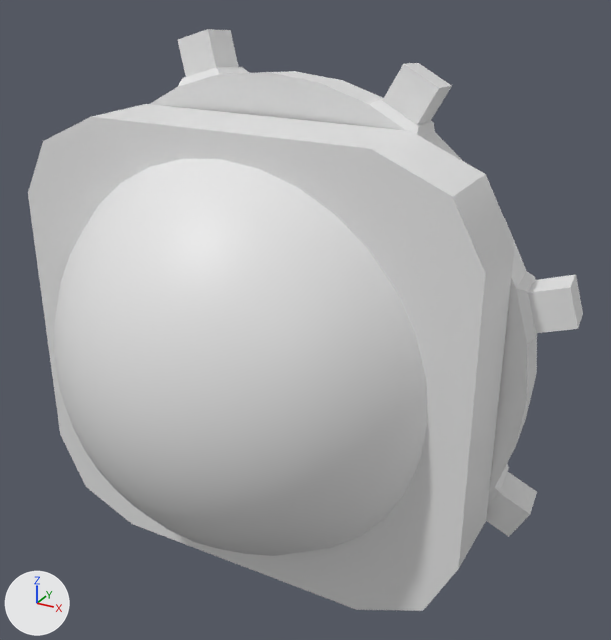
A saved change to the FBX model Assets/Models/Props/Brújula.fbx.
Before and after are seen from a 50 mm camera at (0.486, -2.01, 1.573) aimed at (-0.339, -0.511, 0.823). Lighting does not change. The marker at lower left points along +X, +Y and +Z. Where no turn or scale is listed for an object, it has been applied to the vertices.

Names of what the first picture shows: 'carcasa', 'cubo', 'engranaje'.
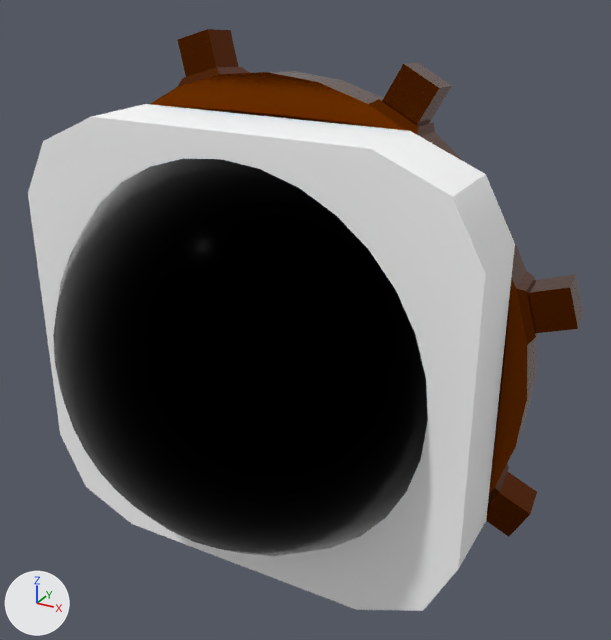
The newer file is also turned or shifted as a whole; pictures and numbers use the older file's frame.

The edits, one by one:
Material 'Material #57' (mat_material__57) is new.
Its base color is (0.0, 0.0, 0.0) (black #000000).
Its metallic is 1.0.
Its roughness is 0.2.
Material 'Material #61' (mat_material__61) is new.
Its base color is (1.0, 1.0, 1.0) (white #ffffff).
Its roughness is 1.0.
Material 'Material #60' (mat_material__60) is new.
Its base color is (0.157, 0.0314, 0.0) (brown #6e3200).
Its metallic is 1.0.
Its roughness is 0.2.
me_mesh_001 has 32 vertices, 30 faces and spans x -0.508..0.508, y -0.169..0.0, z -0.488..0.488.
me_mesh_001 now uses material mat_material__61 (white #ffffff).
me_mesh_003 has 256 vertices, 256 faces and spans x -0.635..0.635, y -0.01..0.1, z -0.635..0.635.
me_mesh_003 now uses material mat_material__60 (brown #6e3200).
me_mesh_002 has 225 vertices, 224 faces and spans x -0.457..0.457, y -0.466..-0.091, z -0.457..0.457.
me_mesh_002 now uses material mat_material__57 (black #000000).

Where the change shows, as pixel boxes [x1, y1, x2, y2] in the pictures (611 x 640 px):
'carcasa', recoloured (white to black)
    both: [53, 159, 428, 556]
'cubo', recoloured
    both: [28, 104, 515, 611]
'engranaje', recoloured (white to brown)
    both: [150, 29, 583, 537]
